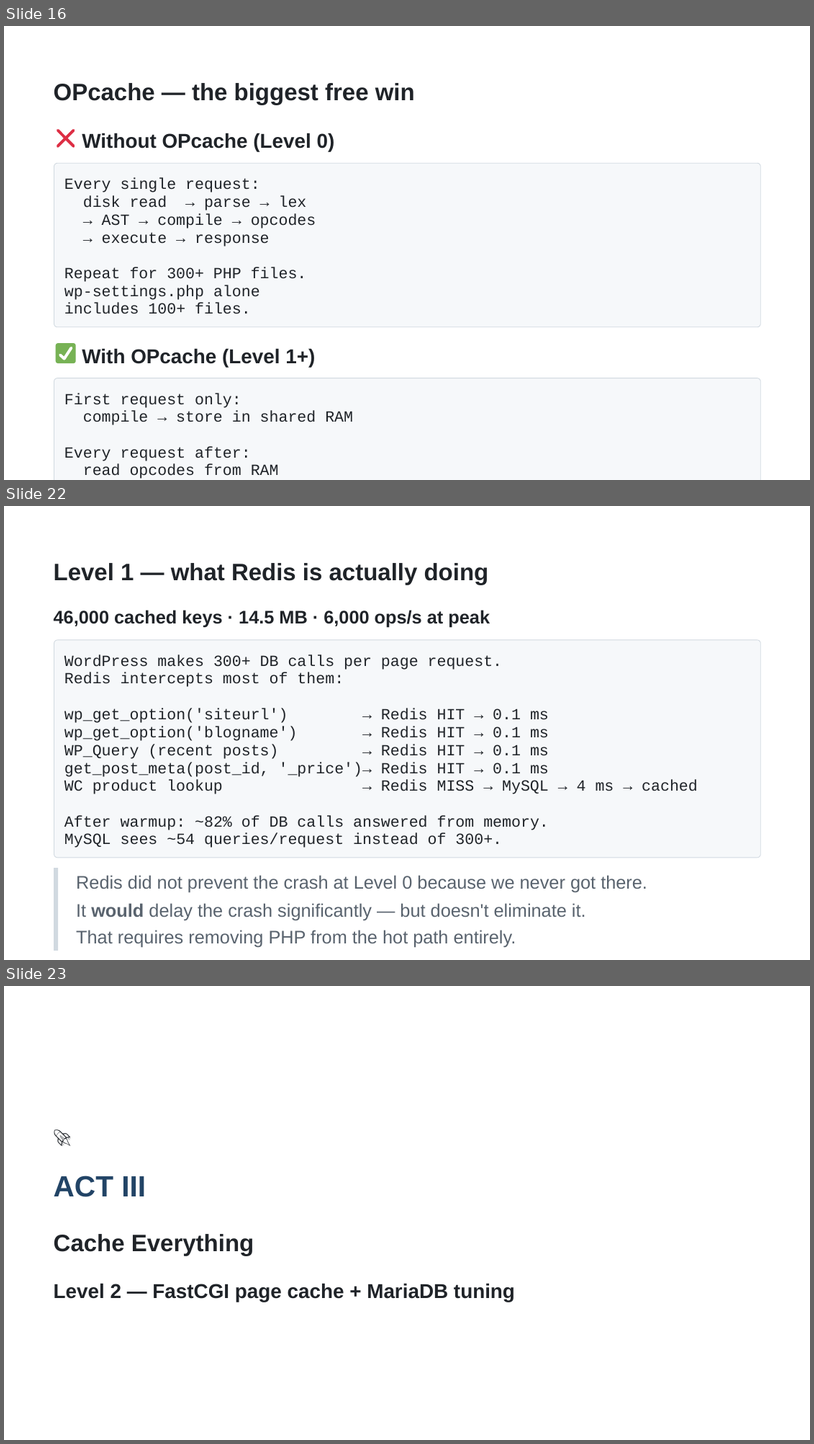
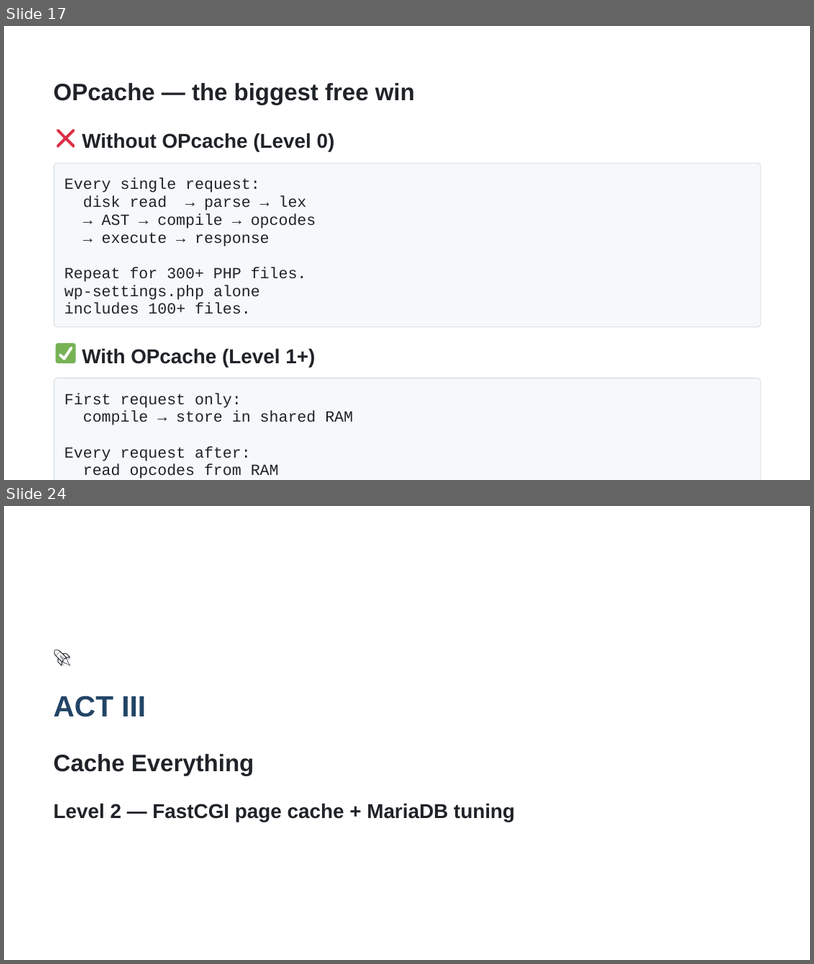
Before and after one commit to NedkoHristov/WordPress-Europe-2026, a slide deck: SLIDES-RICH-editable.pptx. Shown one above the other, each under a label of ours: slides 16, 22 and 23 before the commit, slides 17 and 24 after it; the slides between them are not shown. The pictures are 814x1444 and 814x964 pixels, drawn with LibreOffice and Linux fonts; fonts in the diff are those of the drawing. Boxes give left, top, right and bottom in pixels: in the first picture for what was removed or moved away, otherwise in the second. Text is boxed around its words. In the diff, an @@ line names an element or a change of style, - is before the commit and + after.

```diff
--- a/SLIDES-RICH-editable.pptx
+++ b/SLIDES-RICH-editable.pptx
@@ slide 22 removed at [4,506,810,960], background #FFFFFF @@
@@ freeform shape removed at [4,506,810,960] @@
@@ text removed at [54,563,489,585] @@
-Level 1 — what Redis is actually doing
@@ text removed at [54,610,490,627] @@
-46,000 cached keys · 14.5 MB · 6,000 ops/s at peak
@@ freeform shape removed at [54,640,761,857] @@
@@ freeform shape removed at [54,640,761,857] @@
@@ text removed at [64,654,503,669] @@
-WordPress makes 300+ DB calls per page request.
@@ text removed at [64,672,344,687] @@
-Redis intercepts most of them:
@@ text removed at [64,708,549,723] @@
-wp_get_option('siteurl') → Redis HIT → 0.1 ms
@@ text removed at [64,726,549,741] @@
-wp_get_option('blogname') → Redis HIT → 0.1 ms
@@ text removed at [64,744,549,759] @@
-WP_Query (recent posts) → Redis HIT → 0.1 ms
@@ text removed at [64,762,549,777] @@
-get_post_meta(post_id, '_price')→ Redis HIT → 0.1 ms
@@ text removed at [64,780,698,794] @@
-WC product lookup → Redis MISS → MySQL → 4 ms → cached
@@ text removed at [64,815,549,830] @@
-After warmup: ~82% of DB calls answered from memory.
@@ text removed at [64,833,502,847] @@
-MySQL sees ~54 queries/request instead of 300+.
@@ freeform shape removed at [54,867,58,950] @@
@@ text removed at [76,875,648,893] @@
-Redis did not prevent the crash at Level 0 because we never got there.
@@ text removed at [76,903,586,920] @@
-It would delay the crash significantly — but doesn't eliminate it.
@@ text removed at [76,929,517,947] @@
-That requires removing PHP from the hot path entirely.
@@ what was slide 16 is now slide 17 @@
@@ what was slide 23 is now slide 24 @@
```
Also in this commit, not shown: 15 slides changed, 11 slides added, 9 other slides removed, 37 other files.
